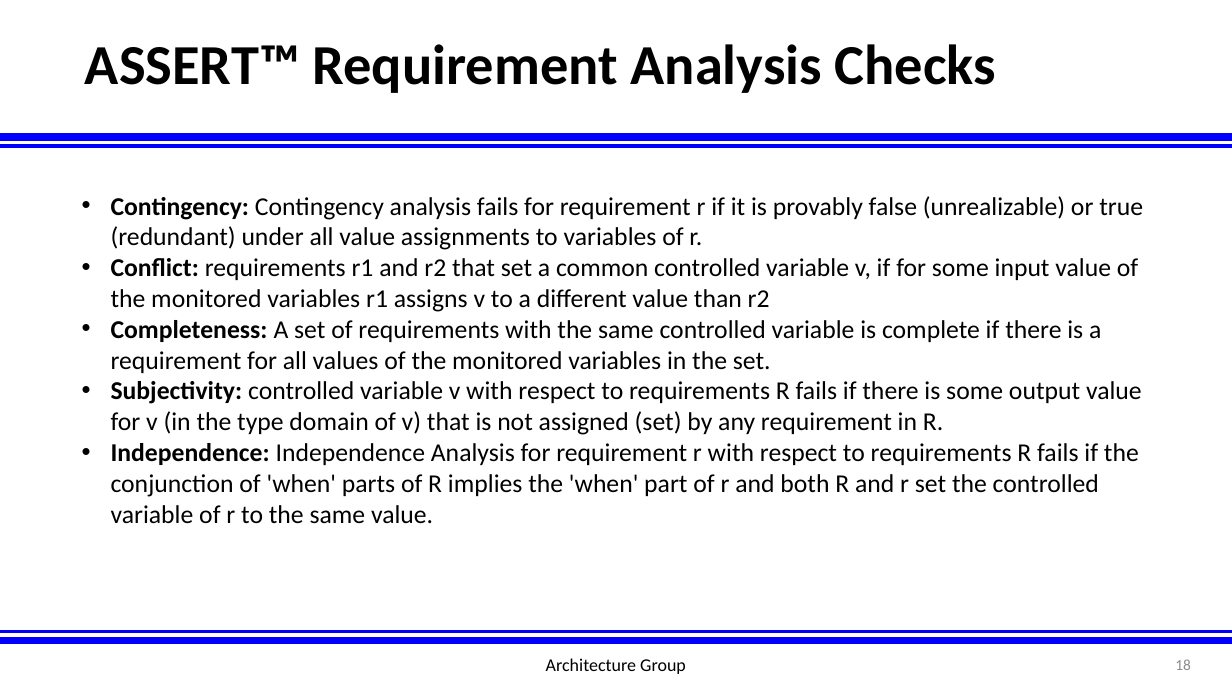
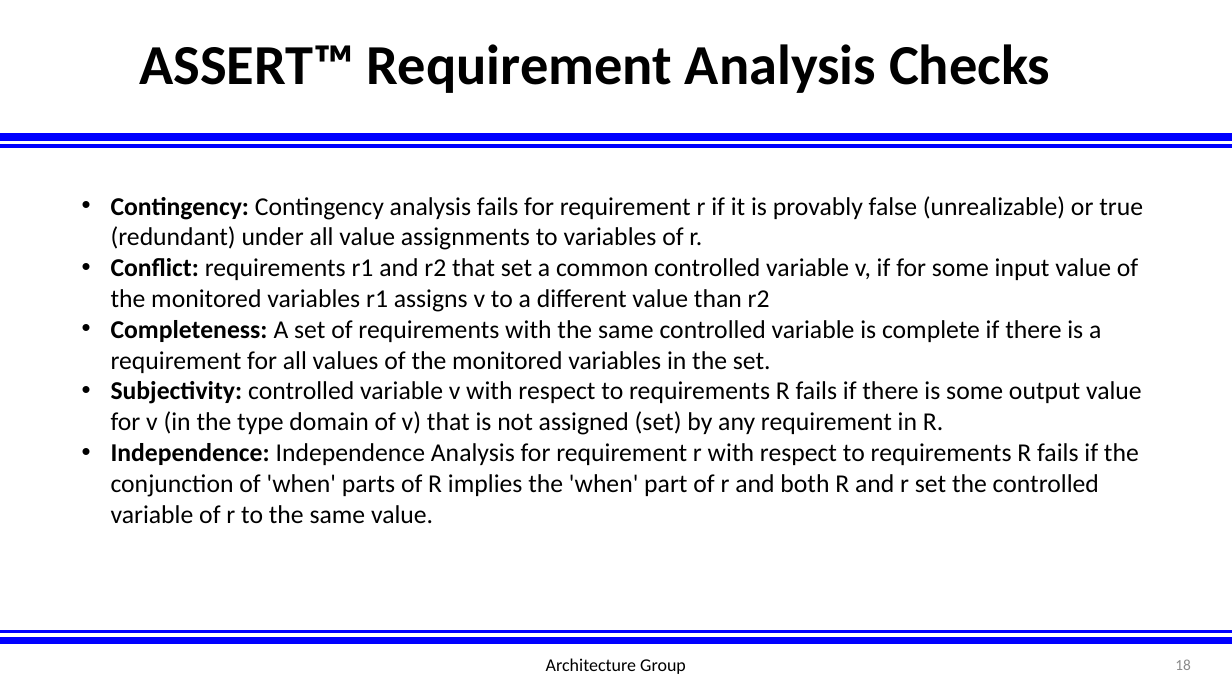
Before and after one commit to afrl-rq/OpenUxAS-SoI, a slide deck: slide 18 of presentations/S5_SoI_Architecture_Group.pptx. Drawn at 1232x693 pixels with LibreOffice and Linux fonts; fonts in the diff are those of the drawing; background and template pictures are left out. Boxes give left, top, right and bottom in pixels: in the first picture for what was removed or moved away, otherwise in the second. Text is boxed around its words. In the diff, an @@ line names an element or a change of style, - is before the commit and + after.

```diff
--- a/presentations/S5_SoI_Architecture_Group.pptx
+++ b/presentations/S5_SoI_Architecture_Group.pptx
@@ title "ASSERT™ Requirement Analysis Checks" at (139,44,1050,93): alignment centre to right @@
```
Also in this commit, not shown: 2 other slides changed.
